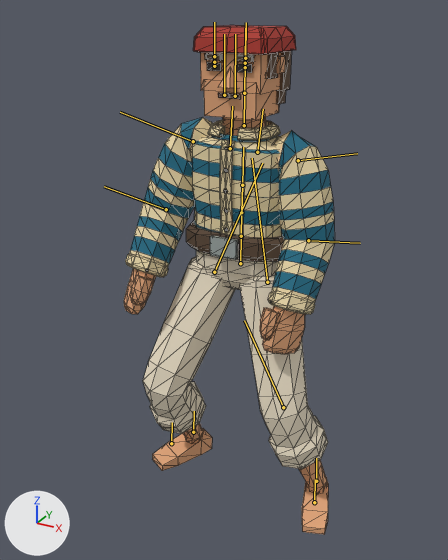
What one commit did to the glTF model public/assets/animations/strafe-left.glb.
One viewpoint serves both versions: a camera (50 mm lens) standing at (0.808, -1.789, 1.697) and looking at (-0.083, -0.17, 0.888). Lighting does not change. The marker at lower left points along +X, +Y and +Z. The picture after the commit comes second. Both versions are drawn at frame 3 of the action 'StrafeLeft'; the numbers are the values there. The bones that change, and the others that lie on the model, are drawn over the model as lines. Mesh edges are drawn as thin lines.

The first picture shows 'Mesh_0', 'attach-belt-mesh', 'attach-bottom-mesh', 'attach-hair-mesh', 'attach-hat-mesh', 'attach-top-mesh'.
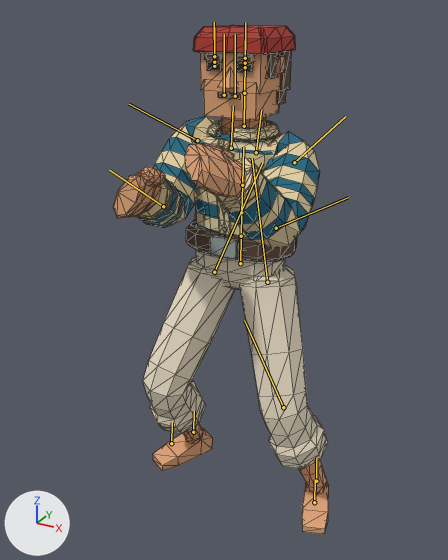
The edits, one by one:
Bone 'Spine' (bone_spine) turns from (2, -1, -2) to (2, -4, -2) degrees about its own x, y and z.
Bone 'Spine1' (bone_spine1) turns from (0, 0, 0) to (0, -3, 0) degrees about its own x, y and z.
Bone 'Spine2' (bone_spine2) turns from (0, 0, 0) to (0, -3, 0) degrees about its own x, y and z.
Bone 'Neck' (bone_neck) turns from (0, 0, 1) to (0, 4, 1) degrees about its own x, y and z.
Bone 'Head' (bone_head) turns from (0, 0, 0) to (0, 4, 0) degrees about its own x, y and z.
Bone 'LeftArm' (bone_leftarm) turns from (32, -7, -70) to (29, -53, -65) degrees about its own x, y and z.
Bone 'LeftForeArm' (bone_leftforearm) turns from (0, -30, 0) to (-70, -62, 86) degrees about its own x, y and z.
Bone 'RightArm' (bone_rightarm) turns from (27, 11, 73) to (34, 42, 88) degrees about its own x, y and z.
Bone 'RightForeArm' (bone_rightforearm) turns from (0, 27, 0) to (-47, 73, -55) degrees about its own x, y and z.

What differs and where, as boxes [x1, y1, x2, y2] in the pictures (448 x 560 px):
'attach-top-mesh', posed (12% narrower, 33% shorter)
    before: [125, 117, 335, 314]
    after: [135, 116, 320, 248]
'Mesh_0', posed
    before: [124, 52, 328, 534]
    after: [114, 52, 328, 534]
bone 'Neck', root to tip
    before: (244, 125) to (244, 93)
    after: (244, 126) to (244, 93)
bone 'LeftArm', root to tip
    before: (298, 160) to (357, 153)
    after: (294, 162) to (345, 116)
bone 'LeftForeArm', root to tip
    before: (308, 240) to (360, 243)
    after: (276, 228) to (348, 197)
bone 'RightArm', root to tip
    before: (193, 141) to (120, 112)
    after: (197, 140) to (129, 104)
bone 'RightForeArm', root to tip
    before: (166, 209) to (104, 186)
    after: (163, 206) to (109, 170)
